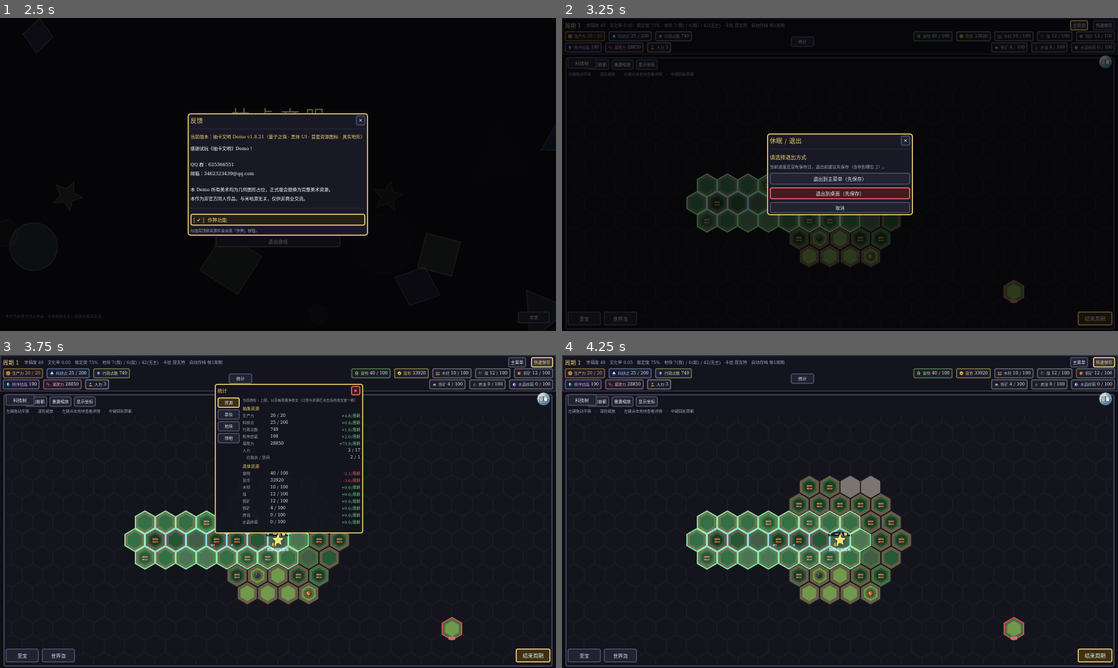
Above: before the commit, frames 1-4 (two rows, left to right).
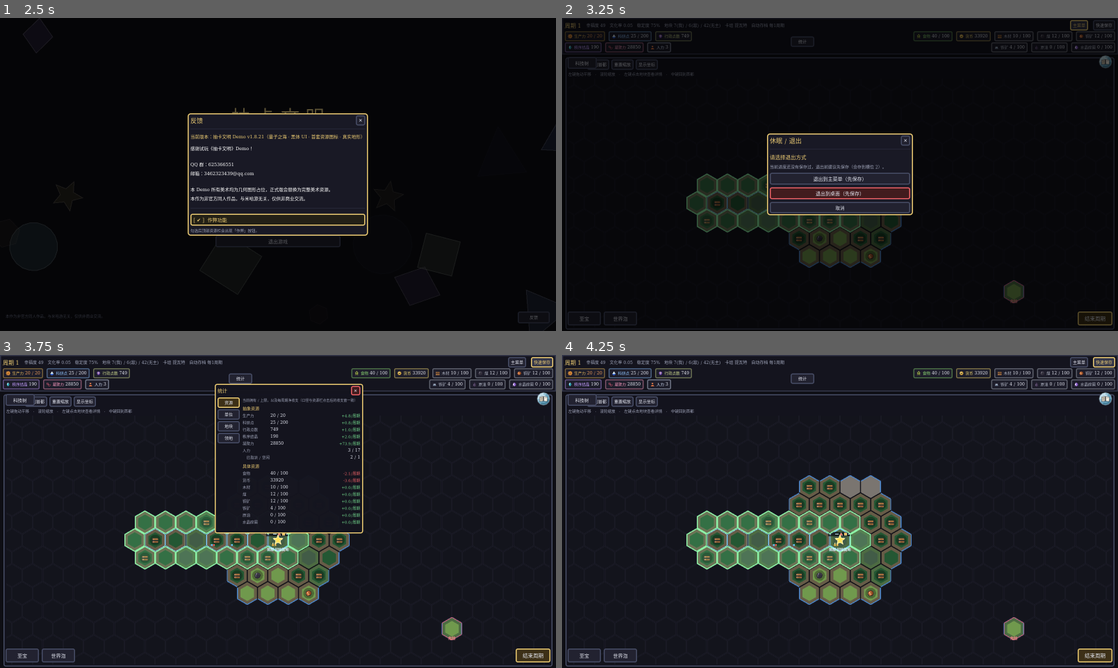
Above: after the commit, the same moments.

Repository: Traveler-NoOne/gacha-civilization
Game: Godot game, scene res://tests/screenshot.tscn
The game is run twice, just before and just after one commit, with the same random seed, the same clock (stepped at 60 frames per second) and the same inputs. This scene is started directly instead of the project's main scene.
Inputs:
- Up to frame 1 (2.5 s): click "开始游戏" at 0.5 s; click "开始游戏" at 1.25 s; click "开始游戏" at 2 s
- Up to frame 2 (3.25 s): click "主菜单" at 2.75 s
- Up to frame 3 (3.75 s): click "快速保存" at 3.5 s
- Up to frame 4 (4.25 s): no input

Frame 1 is identical in both runs. In frame 2, 0.2% of the frame differs, in the area x 26-84%, y 55-90%; in frame 3, 0.4%; in frame 4, 0.6%, in the area x 26-84%, y 38-92%.

Commit message:
W4 地基：边的分层与粗细（水路 ×2.5 / 领地边 ×1.5 / 悬停最上）
用户指定："水流和水陆分界做粗一些，是寻常描边的两三倍粗；领地边 1.5 倍粗；
最底下是地形图（水路），中间是领地边，最上面是悬停高亮。"

- hex_map_view.gd：把三档粗细定成常量 EDGE_W_BASE=1.0 / EDGE_W_WATER=2.5 / EDGE_W_TERRITORY=1.5。
- 新增 _draw_water_edges()：画**水陆分界**（以前全图只有 1.0 通用格线，根本看不出海岸在哪），
  插在"底色之上、领地边之下"（= 用户要的分层）。**只画"我这一侧"那条边**，方向索引沿用
  已验证的「边 k ↔ DIRECTIONS[(−k) mod 6]」。
- 河道那层仍按格描一圈，但加粗到 2.5；W4 正式做河流时会改成"只画河道真正经过的那条边"。
- 领地边 2.5 → 1.5（按用户倍数）；悬停高亮本来就在第 ⑦ 层（最上），不受影响。

验证：3 个无头自检（dead_ref/popup_measure/fatal）全绿；截图 45 张无报错；
识图确认**领地边比普通格线粗、且线没有跑到不该在的地方**。

⚠️ 但**"海岸线有没有画对"没有可靠证据**：识图裁决"图里所有格子看起来都是陆地，
没有海岸线可判断" —— 原因是**默认相机居中在首都（内陆），画面里没有海**
（与 W2b"长墙在画面外"同类问题，已记在 W2b 已知限制）。
→ 下一步二选一（已写进段文件）：① 把"该画哪些边"抽成可测函数，用无头自检断言（推荐，最硬）；
② 加"缩到能看全图"的镜头/导出，用眼睛判。

Diff:
--- a/scripts/ui/hex_map_view.gd
+++ b/scripts/ui/hex_map_view.gd
@@ -91,6 +91,19 @@
 	return out
 
 
+## ===========================================================================
+## 边的分层与粗细（2026-10-13 用户定）—— **从下到上**：
+##   ① 地形层（地形色 + **水路**：河道 / 水陆分界）＝ 基准 × **2.5**（"寻常描边的两三倍"）
+##   ④ 领地边 ＝ 基准 × **1.5**
+##   ⑦ 悬停高亮（**最上面**，不被任何边压住）
+## 图层顺序本来就与之一致（见下面的 8 层说明），这里只是把**粗细**定死成常量，
+## 免得以后各层各写一个数字、互相压住。
+## ===========================================================================
+const EDGE_W_BASE := 1.0            ## 寻常描边（基准）
+const EDGE_W_WATER := 2.5           ## 水路（河道 / 水陆分界）= 基准 × 2.5
+const EDGE_W_TERRITORY := 1.5       ## 领地边 = 基准 × 1.5
+
+
 ## v1.8.1：绘制顺序 = 图层顺序。
 ## 图层顺序（同时就是 8 个层函数的顺序）：
 ##   ① 底色（地形/迷雾） ② 特征物（资源点） ③ 建筑 ④ 领地边框
@@ -105,6 +118,8 @@
 	for v in vis:
 		_draw_tile_base(v)
 	for v in vis:
+		_draw_water_edges(v)      # 水路（水陆分界）：底色之上、领地边之下（用户定的分层）
+	for v in vis:
 		_draw_tile_features(v)
 	for v in vis:
 		_draw_tile_buildings(v)
@@ -144,10 +159,12 @@
 	var outline := pts.duplicate()
 	outline.append(pts[0])
 	# v1.8.21：河流格用**蓝色描边**标出来（河本身没有单独的地形种类，见 world_gen 的侵蚀）
+	# 2026-10-13：加粗到 `EDGE_W_WATER`（用户定：水路要比寻常描边粗两三倍）。
+	# ⚠️ 现在还是"整格描一圈"——**W4 正式做河流时**会改成"只画河道真正经过的那条边"。
 	if bool(t.get("river", false)):
-		draw_polyline(outline, Color(0.35, 0.65, 1.0, 0.95), 2.0)
+		draw_polyline(outline, Color(0.35, 0.65, 1.0, 0.95), EDGE_W_WATER)
 	else:
-		draw_polyline(outline, Color(0, 0, 0, 0.35), 1.0)
+		draw_polyline(outline, Color(0, 0, 0, 0.35), EDGE_W_BASE)
 
 
 
@@ -210,11 +227,34 @@
 	if owner == "player":
 		var o := pts.duplicate()
 		o.append(pts[0])
-		draw_polyline(o, Color(0.55, 0.85, 1.0), 2.5)
+		draw_polyline(o, Color(0.55, 0.85, 1.0), EDGE_W_TERRITORY)
 	elif owner == "enemy":
 		var o2 := pts.duplicate()
 		o2.append(pts[0])
-		draw_polyline(o2, Color(0.95, 0.30, 0.32), 2.5)
+		draw_polyline(o2, Color(0.95, 0.30, 0.32), EDGE_W_TERRITORY)
+
+
+## 水路层（最底下的边）：**水陆分界**只画"我这一侧"那条边 ——
+## 以前整张图只有 1.0 的通用格线，看不出哪里是海岸；现在海岸线是一条粗线。
+## 方向索引规范：**边 k ↔ DIRECTIONS[(−k) mod 6]**（2026-10-13 数值验证过，见 hex.gd 顶部）。
+func _draw_water_edges(v: Dictionary) -> void:
+	var t: Dictionary = v["t"]
+	if not t.get("discovered", false):
+		return
+	var c: Vector2i = v["c"]
+	var corners := Hex.corners(v["center"], hex_size - 1.5)
+	var mine_water := str(t.get("terrain", "")) == "water"
+	var tiles: Dictionary = GameState.state["tiles"]
+	for k in 6:
+		var d: Vector2i = Hex.DIRECTIONS[(6 - k) % 6]
+		var nt: Variant = tiles.get(WorldGen.key_of(c + d))
+		var n_water := true          # 图外 / 未发现都当作水 → 边境也有海岸线
+		if nt != null:
+			var nd: Dictionary = nt
+			n_water = (not bool(nd.get("discovered", false))) \
+				or str(nd.get("terrain", "")) == "water"
+		if mine_water != n_water:
+			draw_line(corners[k], corners[(k + 1) % 6], Color(0.30, 0.55, 0.85, 0.95), EDGE_W_WATER)
 
 
 ## 单位图标在屏幕上的位置。
Not shown, changed: docs/更新指导/世界生成-W4.md
